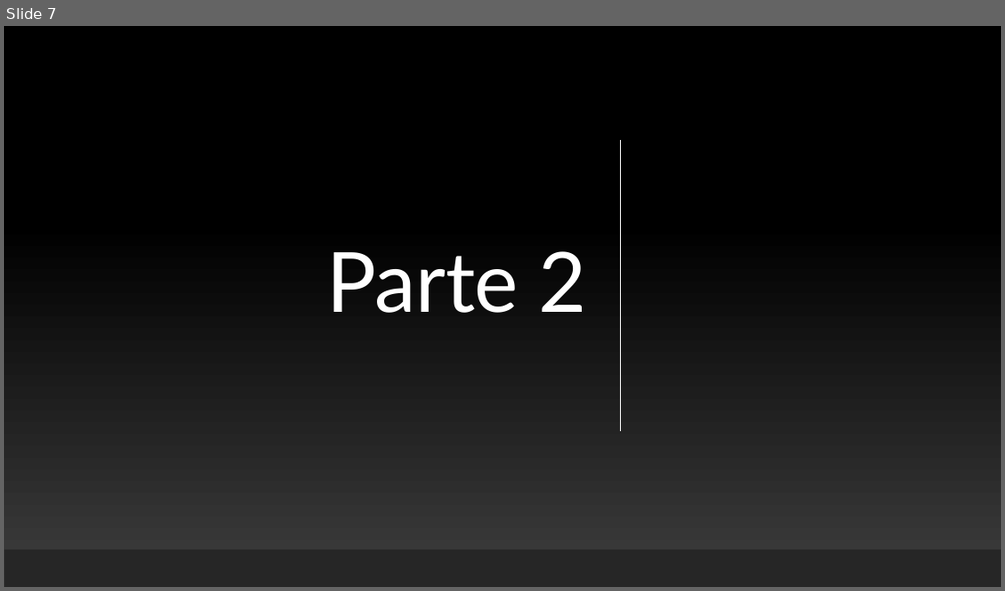
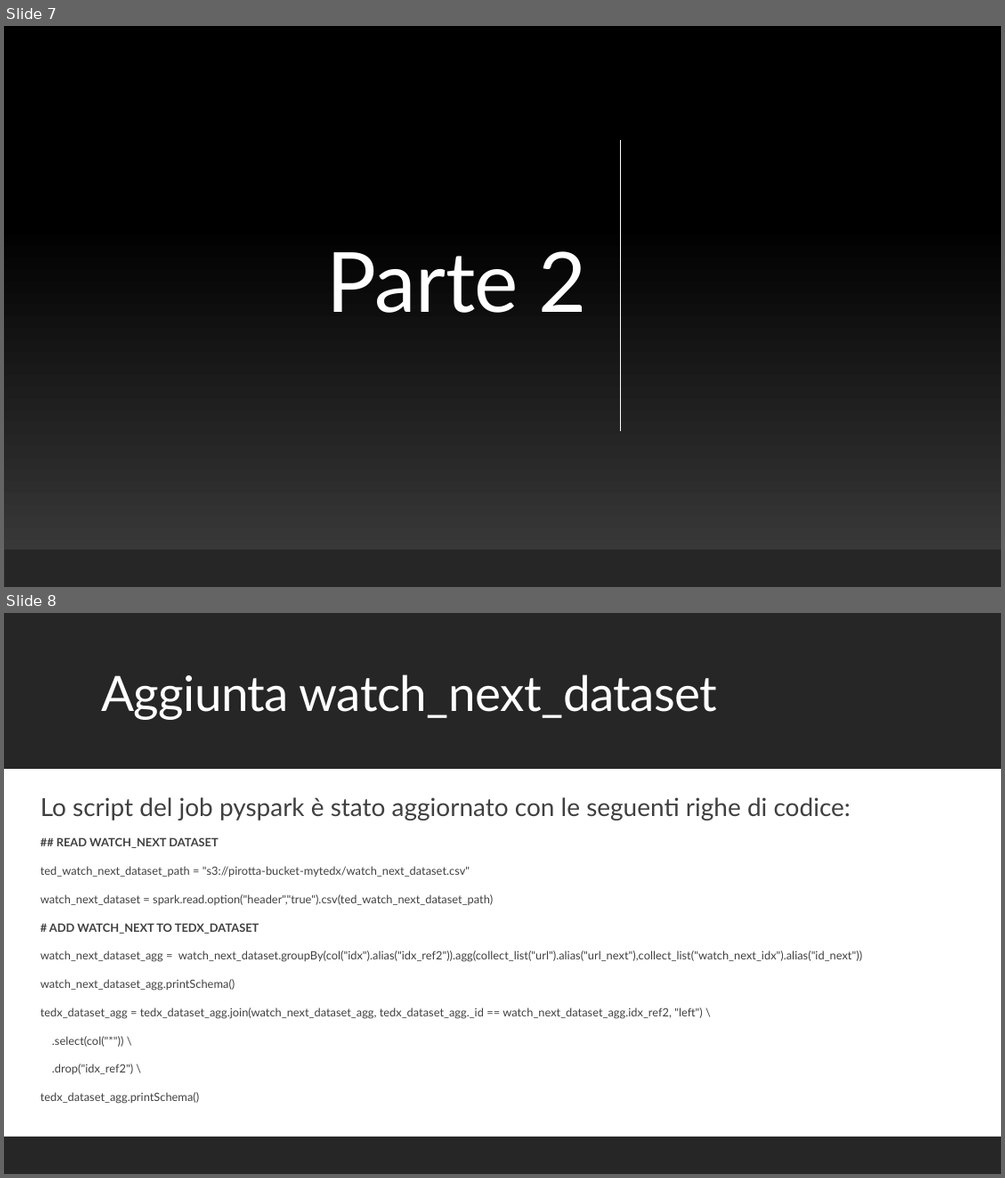
Before and after one commit to PirottaNicola/TC-Mproject_Boffelli_Pirotta, a slide deck: Preparation files/MyTEDx_Presentazione.pptx. Shown one above the other, each under a label of ours: slide 7 before the commit, slides 7 and 8 after it. The pictures are 1005x591 and 1005x1178 pixels, drawn with LibreOffice and Linux fonts; fonts in the diff are those of the drawing. Boxes give left, top, right and bottom in pixels: in the first picture for what was removed or moved away, otherwise in the second. Text is boxed around its words. In the diff, an @@ line names an element or a change of style, - is before the commit and + after.

```diff
--- a/Preparation files/MyTEDx_Presentazione.pptx
+++ b/Preparation files/MyTEDx_Presentazione.pptx
@@ slide 8 added at [4,613,1001,1174], background #FFFFFF @@
@@ rectangle added at [4,613,1001,1174], fill #FFFFFF @@
@@ rectangle added at [4,613,1001,769], fill #262626 @@
@@ title added at [101,674,717,720], 47 pt, text #FFFFFF @@
+Aggiunta watch_next_dataset
@@ text added at [40,797,862,1103], 11 pt, text #404040 @@
+  Lo script del job pyspark è stato aggiornato con le seguenti righe di codice:
+  ## READ WATCH_NEXT DATASET
+  ted_watch_next_dataset_path = "s3://pirotta-bucket-mytedx/watch_next_dataset.csv"
+  watch_next_dataset = spark.read.option("header","true").csv(ted_watch_next_dataset_path)
+  # ADD WATCH_NEXT TO TEDX_DATASET
+  watch_next_dataset_agg = watch_next_dataset.groupBy(col("idx").alias("idx_ref2")).agg(collect_list("url").alias("url_next"),collect_list("watch_next_idx").alias("id_next"))
+  watch_next_dataset_agg.printSchema()
+  tedx_dataset_agg = tedx_dataset_agg.join(watch_next_dataset_agg, tedx_dataset_agg._id == watch_next_dataset_agg.idx_ref2, "left") \
+  .select(col("*")) \
+  .drop("idx_ref2") \
+  tedx_dataset_agg.printSchema()
@@ rectangle added at [4,1136,1001,1174], fill #262626 @@
```
Also in this commit, not shown: 3 other slides added, 1 slide removed.
